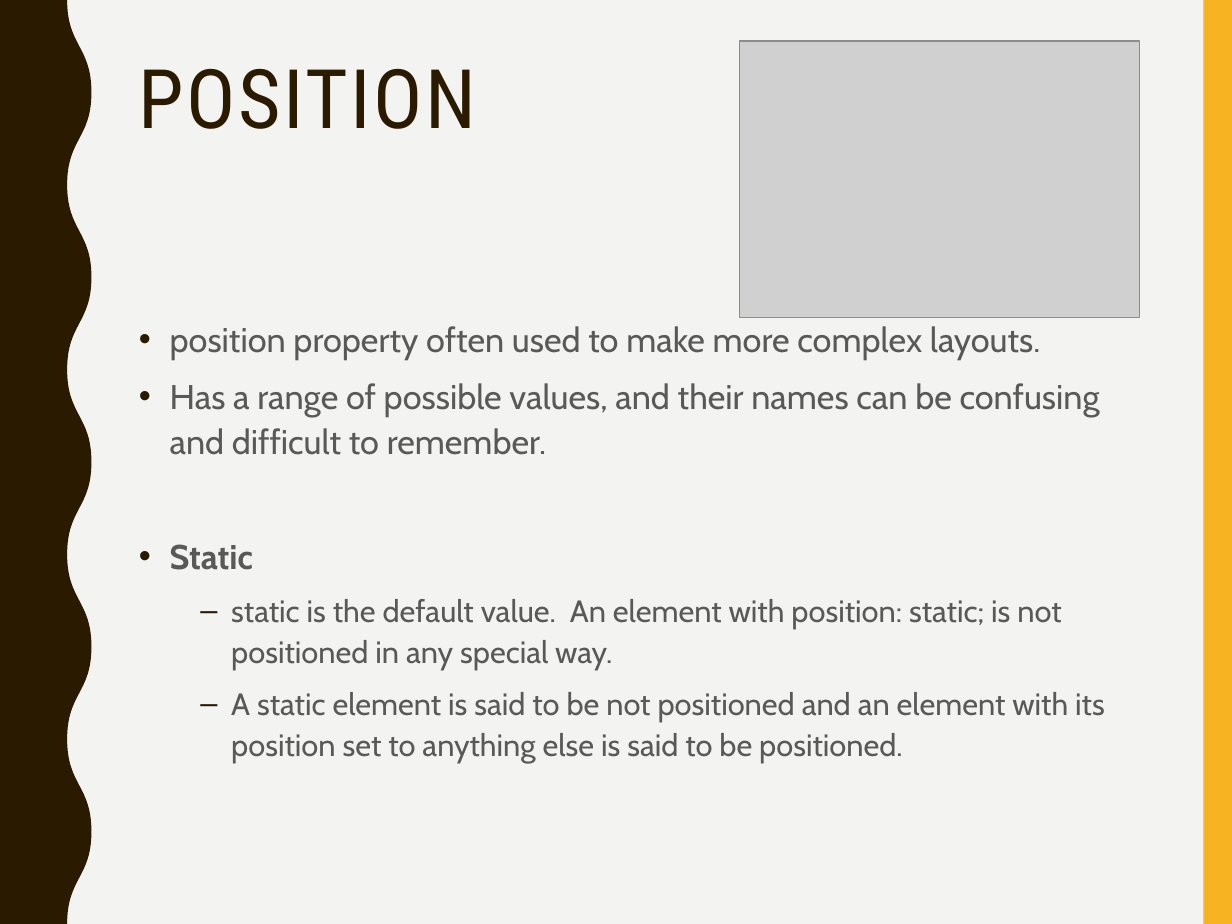
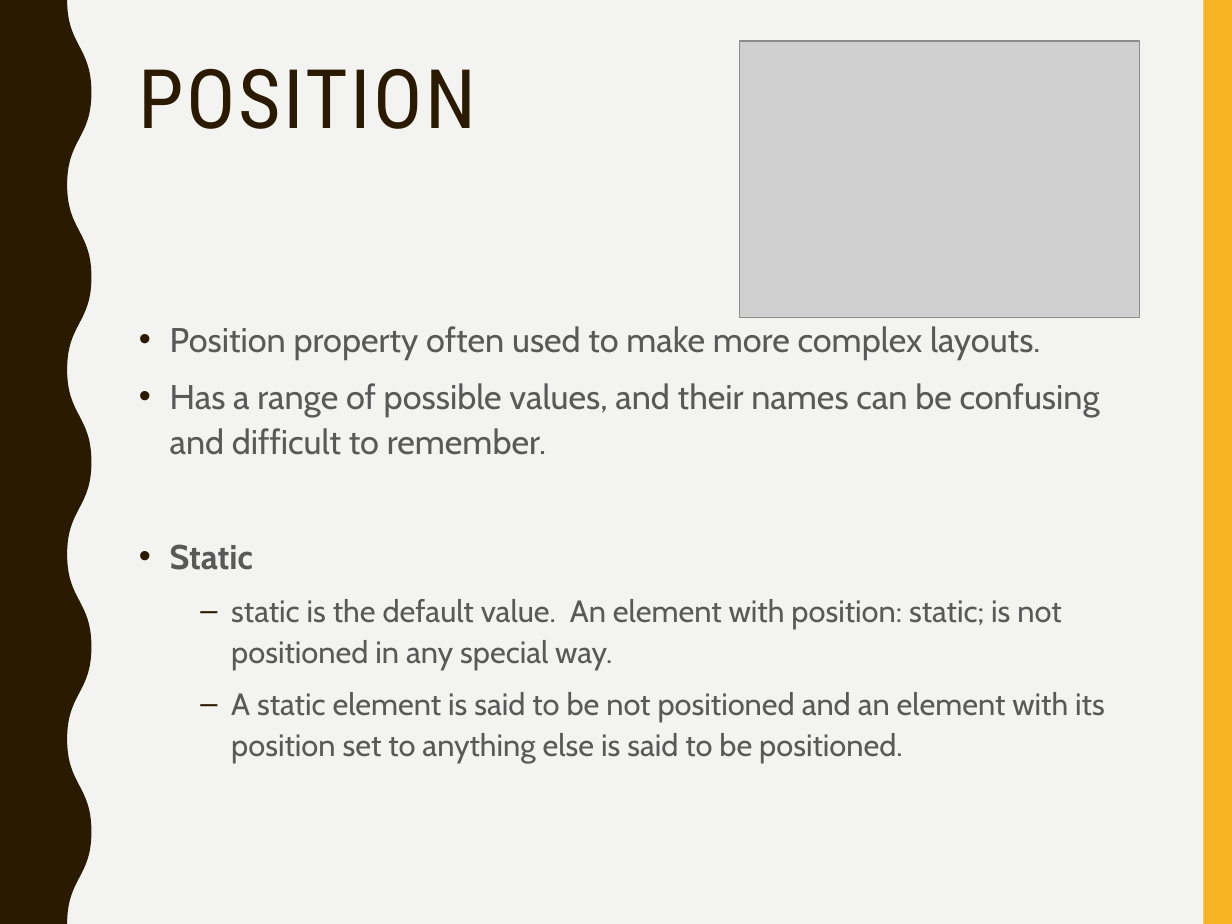
Before and after one commit to witwebdev1/tutor-webdev1, a slide deck: slide 24 of topic-07-Layout-1/talk-1/talk-1.pptx. Drawn at 1232x924 pixels with LibreOffice and Linux fonts; fonts in the diff are those of the drawing; grey boxes stand for pictures. Boxes give left, top, right and bottom in pixels: in the first picture for what was removed or moved away, otherwise in the second. Text is boxed around its words. In the diff, an @@ line names an element or a change of style, - is before the commit and + after.

```diff
--- a/topic-07-Layout-1/talk-1/talk-1.pptx
+++ b/topic-07-Layout-1/talk-1/talk-1.pptx
@@ text at (170, 326, 1040, 360): text changed @@
-• position property often used to make more complex layouts.
+• Position property often used to make more complex layouts.
```
Also in this commit, not shown: 24 other files.
